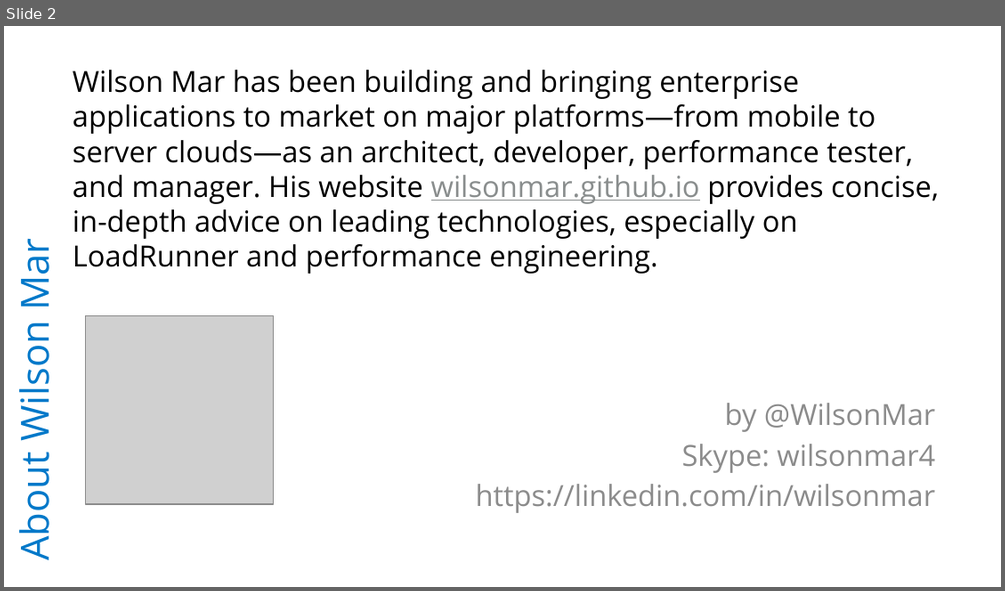
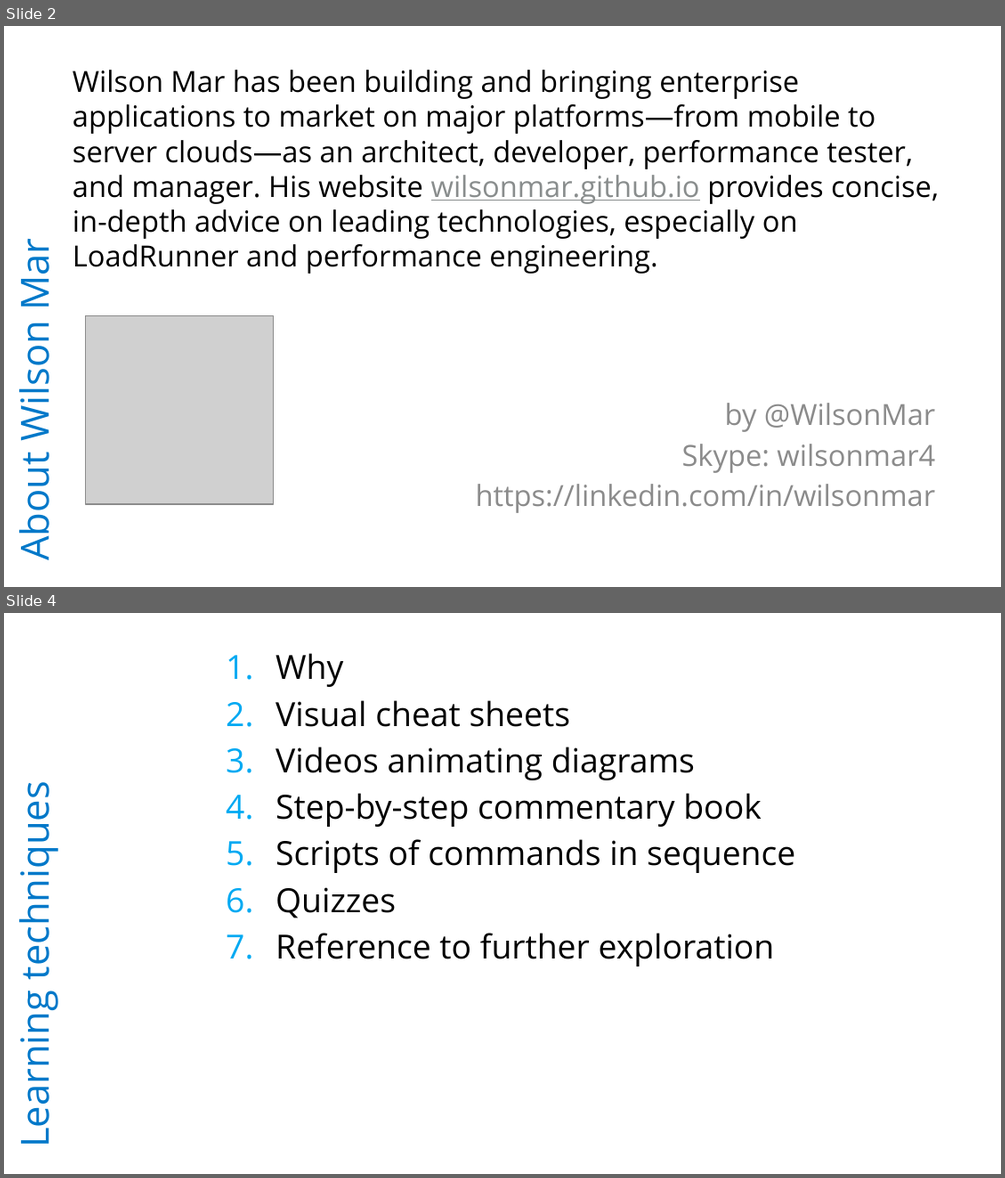
Before and after one commit to rkuma183/wilsonmar.github.io, a slide deck: fig/Git_with_Github_v80_2016.09.09a_wm.pptx. Shown one above the other, each under a label of ours: slide 2 before the commit, slides 2 and 4 after it; the slides between them are not shown. The pictures are 1005x591 and 1005x1178 pixels, drawn with LibreOffice and Linux fonts; fonts in the diff are those of the drawing; grey boxes stand for pictures. Boxes give left, top, right and bottom in pixels: in the first picture for what was removed or moved away, otherwise in the second. Text is boxed around its words. In the diff, an @@ line names an element or a change of style, - is before the commit and + after.

```diff
--- a/fig/Git_with_Github_v80_2016.09.09a_wm.pptx
+++ b/fig/Git_with_Github_v80_2016.09.09a_wm.pptx
@@ slide 4 added at bbox=[4, 613, 1001, 1174], background #FFFFFF @@
@@ text added at bbox=[275, 653, 795, 966], 24 pt, text #000000 @@
+1. Why
+2. Visual cheat sheets
+3. Videos animating diagrams
+4. Step-by-step commentary book
+5. Scripts of commands in sequence
+6. Quizzes
+7. Reference to further exploration
@@ title added at bbox=[8, 801, 60, 1143], 28 pt, text #0078C9 @@
+Learning techniques
```
Also in this commit, not shown: 2 slides changed, 5 other files.
